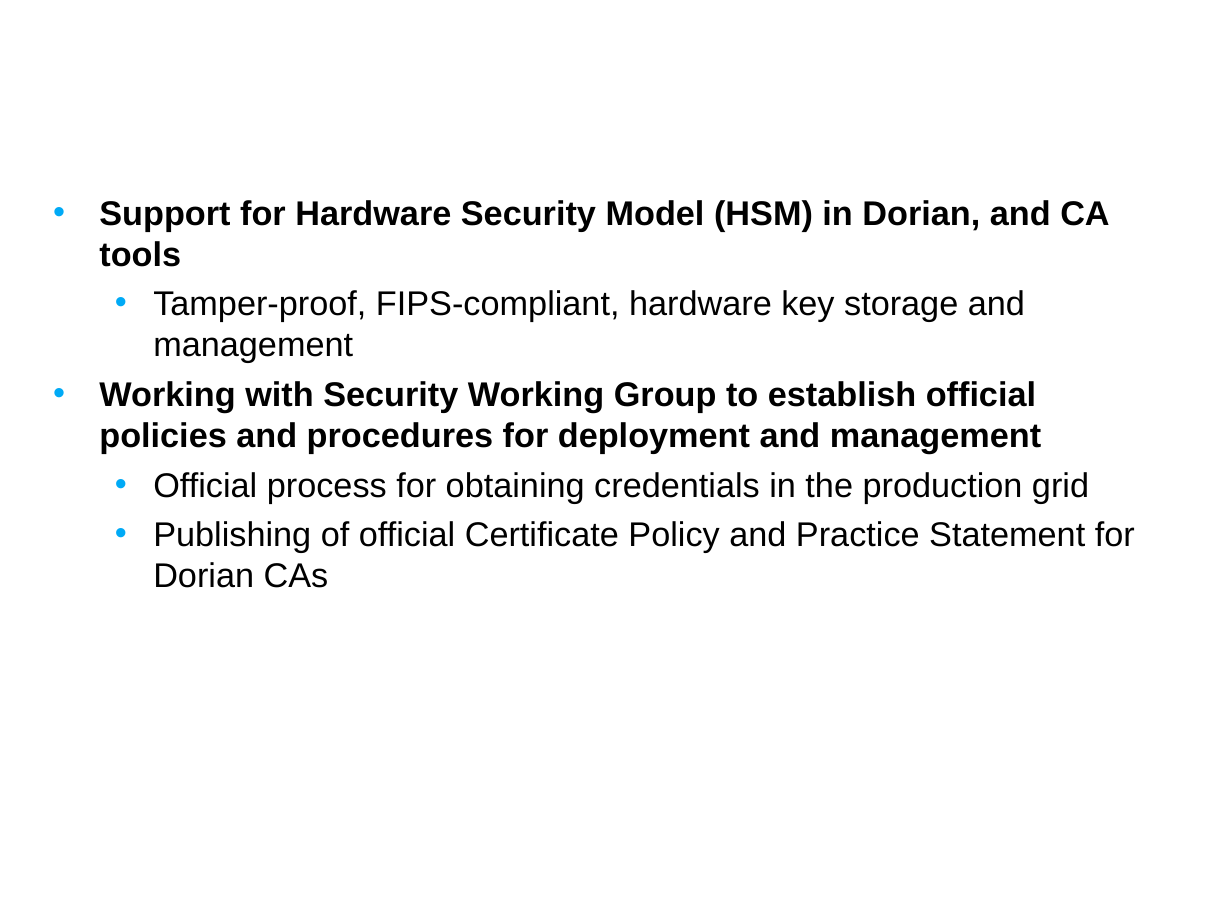
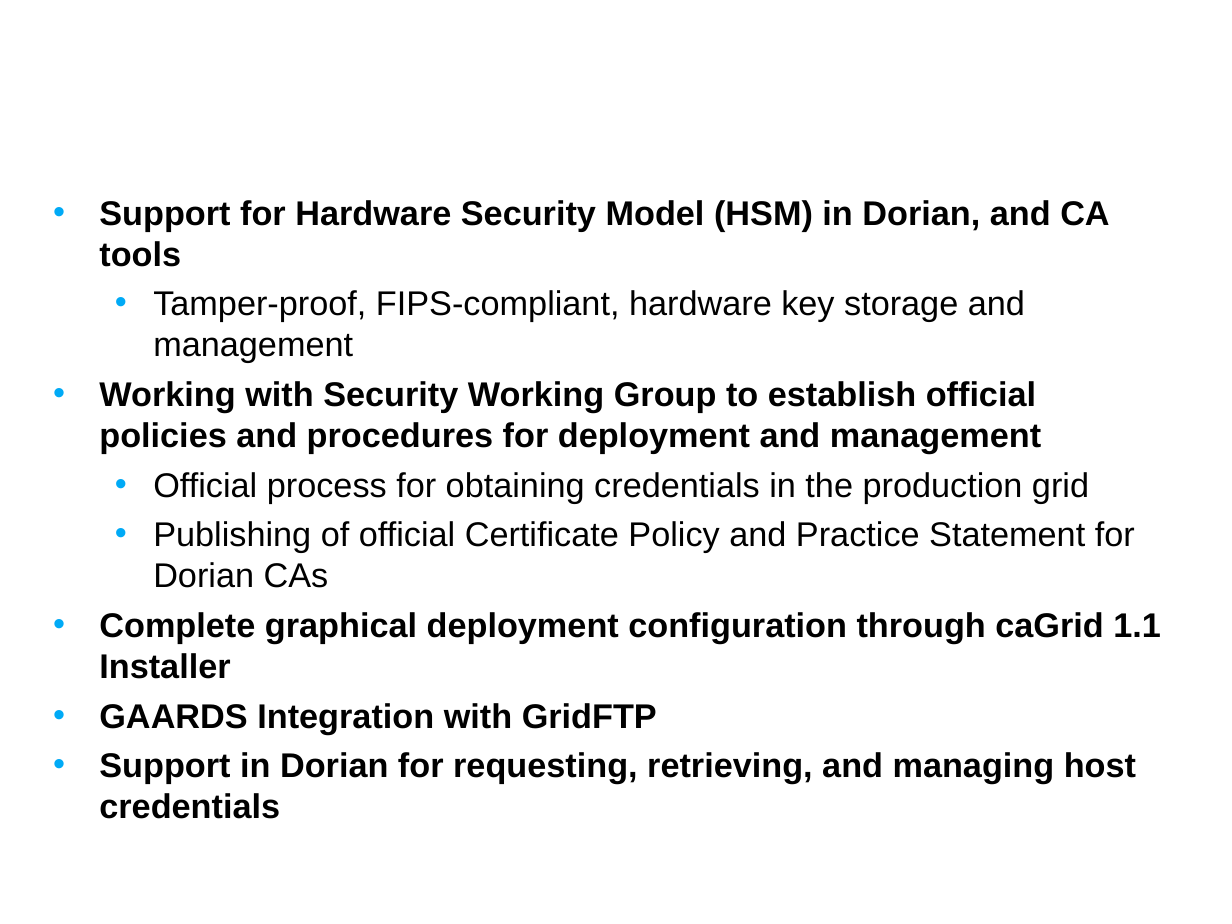
Before and after one commit to NCIP/cagrid-docs, a slide deck: slide 14 of presentations/200708_VCDE_ARCH/20070807_Day2_caGrid-1.1_Overview.ppt (slide 6 before the commit). Drawn at 1232x924 pixels with LibreOffice and Linux fonts; fonts in the diff are those of the drawing; background and template pictures are left out. Boxes give left, top, right and bottom in pixels: in the first picture for what was removed or moved away, otherwise in the second. Text is boxed around its words. In the diff, an @@ line names an element or a change of style, - is before the commit and + after.

```diff
--- a/presentations/200708_VCDE_ARCH/20070807_Day2_caGrid-1.1_Overview.ppt
+++ b/presentations/200708_VCDE_ARCH/20070807_Day2_caGrid-1.1_Overview.ppt
@@ text at (99, 612, 1161, 819): paragraphs added @@
+• Complete graphical deployment configuration through caGrid 1.1 Installer
+• GAARDS Integration with GridFTP
+• Support in Dorian for requesting, retrieving, and managing host credentials
```
Also in this commit, not shown: 3 other slides changed, 3 slides added, 1 slide removed.
